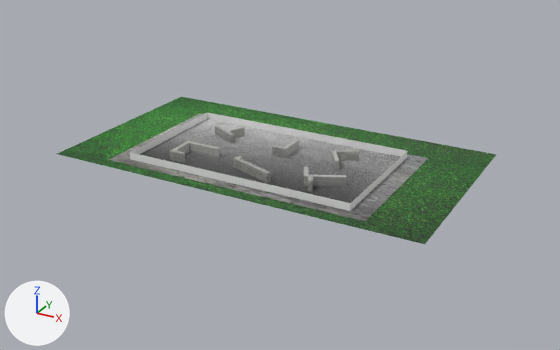
The glTF model PaintDrive/src/assets/3dModels/mapa.glb as it was, and as the next commit left it.
Both versions are drawn from a camera (50 mm lens) standing at (92.2, -162.7, 77.3) and looking at (1.6, 2.0, -5.0). The axes (+X, +Y, +Z) are drawn at lower left. The lights are the same throughout. The older version comes first. Vertices at exactly the same position are counted once.
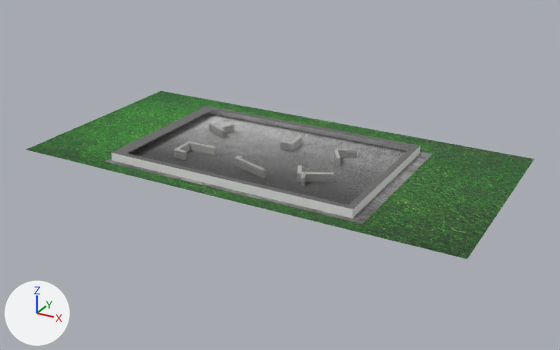
What differs and where, as boxes [x1, y1, x2, y2] in the pictures (560 x 350 px):
'Plane.002', rescaled (15% wider, 14% taller): before [57, 97, 497, 244]; after [26, 91, 534, 259]
'Plane', reshaped, moved, rescaled (12% wider, 14% taller): before [130, 113, 407, 211]; after [111, 106, 420, 218]
'Cube.003', moved, rescaled (12% narrower, 12% shorter): before [304, 167, 346, 191]; after [297, 165, 334, 186]
'Cube.005', moved, rescaled (16% narrower, 13% shorter): before [170, 141, 220, 163]; after [174, 141, 216, 160]
'Cube.002', moved, rescaled (15% narrower, 18% shorter): before [233, 156, 271, 183]; after [234, 156, 266, 178]
'Cube.001', moved, rescaled (16% narrower, 15% shorter): before [215, 125, 245, 144]; after [209, 122, 234, 138]
'Cube', moved: before [272, 140, 299, 158]; after [280, 136, 302, 152]

The change, as a list of edits to the scene's bpy script:
```text
Change me_plane:
    used by ob_plane; location = (-0.5, -0.1, 0.0); rotation_euler = (0.0, 0.0, 1.566), in degrees (0, 0, 90); scale = (17.9, 31.2, 17.9)
    remove me_plane.from_pydata(...)  # 8 vertices, 10 faces; spans x -1.0..1.0, y -1.0..1.0, z 0.0..0.11
    add me_plane.from_pydata(...)  # 16 vertices, 34 faces; spans x -1.09..1.09, y -1.06..1.12, z 0.0..0.12
    me_plane part 1
    8 faces are deleted
    8 vertices are added at x -1.09..1.09, y -1.06..1.12, z 0.0..0.12
    24 new faces join them, mat_material_004 (picture img_asfalto)
    8 new faces join them, mat_material_006 (white #e7e7e7)
Change ob_cube:
    ob_cube.location: (0.6, 2.9, 1.2) -> (0.4, 7.1, 1.2)
Change ob_cube_001:
    ob_cube_001.location: (-15.9, 5.4, 1.2) -> (-19.7, 7.2, 1.2)
    ob_cube_001.scale: (-0.539, -1.48, -1.3) -> (-0.462, -1.27, -1.11)
Change ob_cube_002:
    ob_cube_002.location: (-3.0, -9.7, 1.2) -> (-3.6, -8.7, 1.2)
    ob_cube_002.scale: (-0.539, -1.48, -1.3) -> (-0.462, -1.27, -1.11)
Change ob_cube_003:
    ob_cube_003.location: (17.3, -11.5, 1.2) -> (14.8, -10.2, 1.2)
    ob_cube_003.scale: (0.539, 1.48, 1.3) -> (0.462, 1.27, 1.11)
Change ob_cube_005:
    ob_cube_005.location: (-20.0, -12.6, 1.2) -> (-20.2, -11.2, 1.2)
    ob_cube_005.scale: (-0.539, -1.48, -1.3) -> (-0.462, -1.27, -1.11)
Change ob_plane:
    ob_plane.location: (-0.5, -0.1, 0.0) -> (-0.5, 0.9, 0.0)
    ob_plane.scale: (17.9, 31.2, 17.9) -> (20.0, 31.2, 17.9)
Change ob_plane_002:
    ob_plane_002.scale: (28.2, 51.0, 39.9) -> (29.9, 60.4, 39.9)
```
